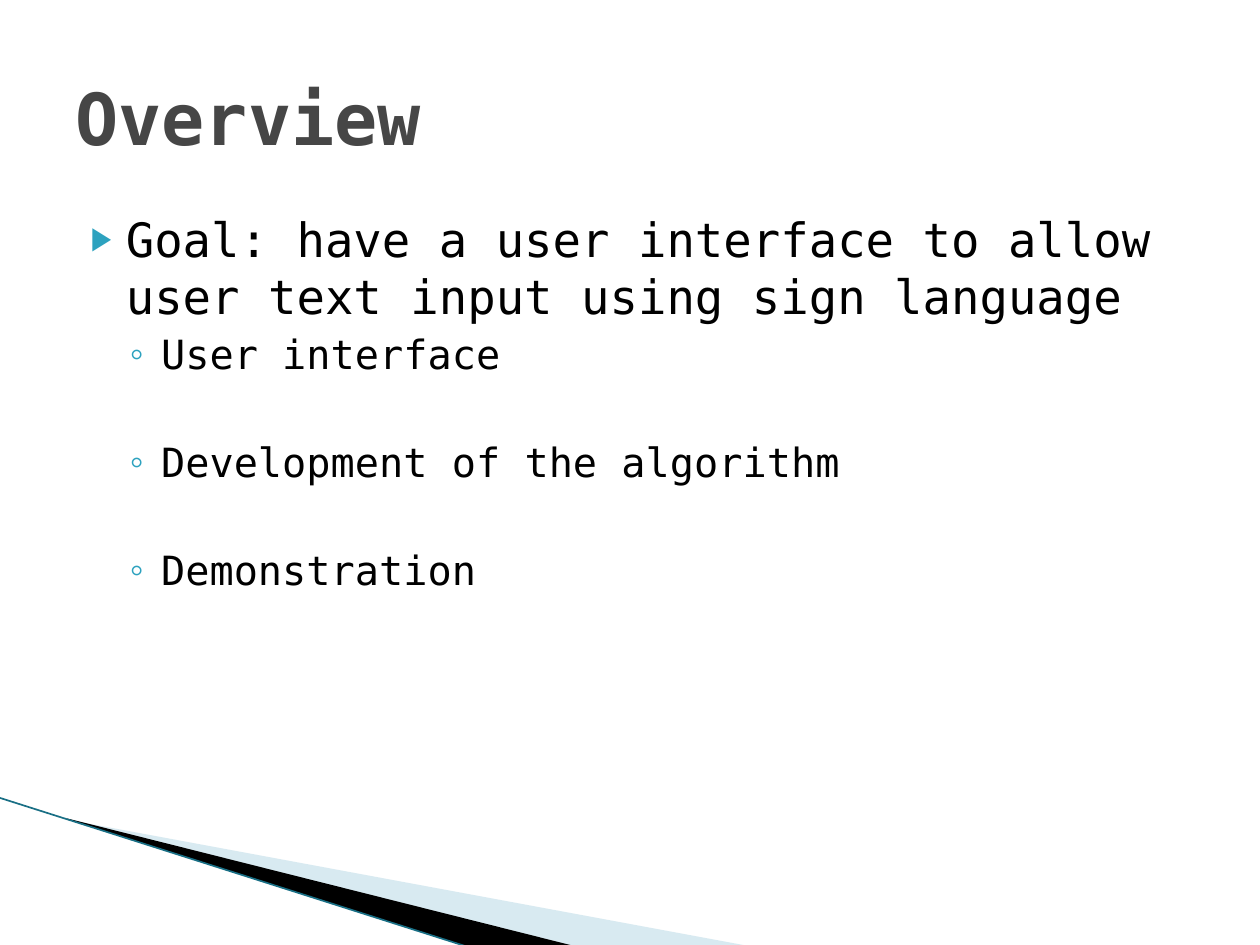
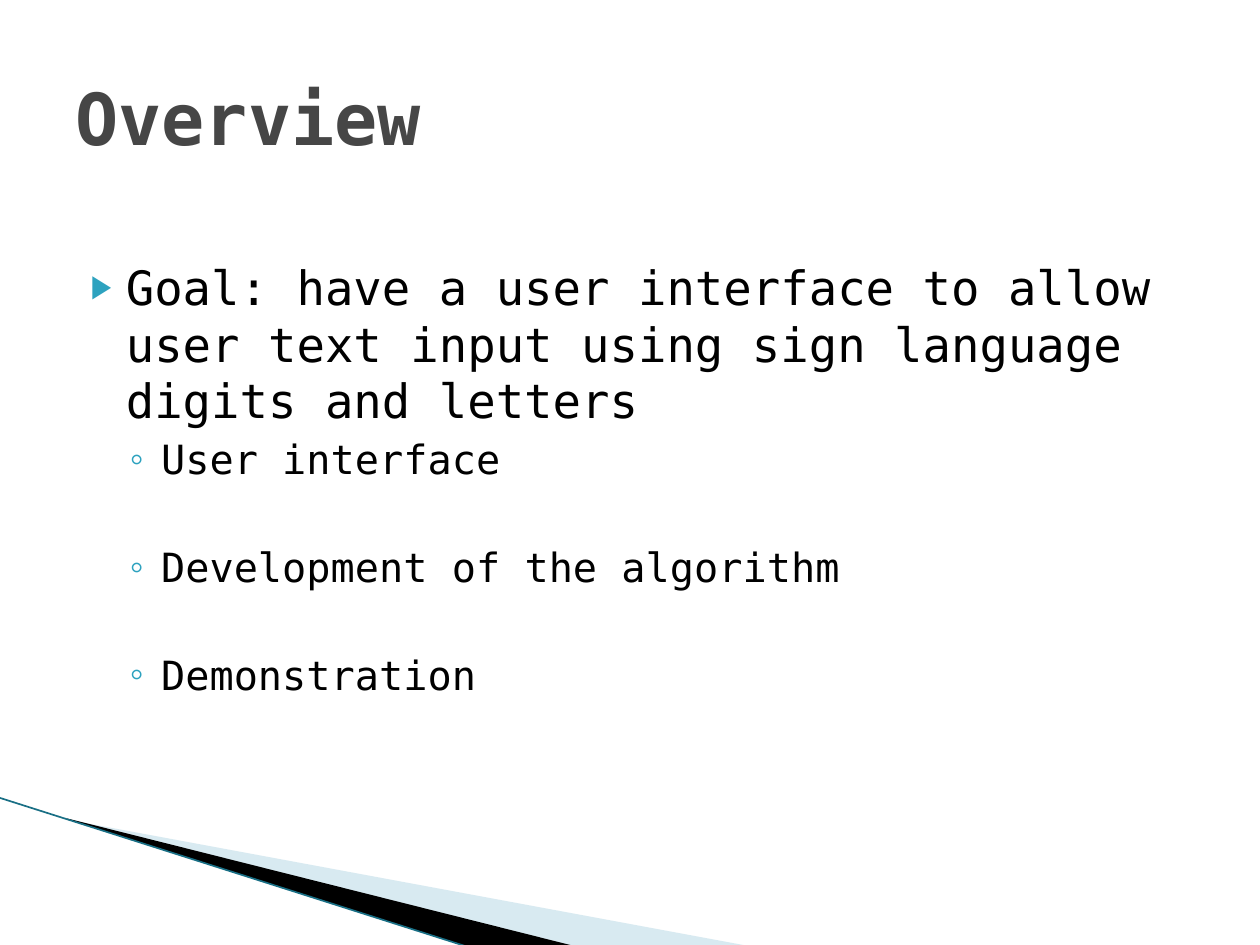
Before and after one commit to lanxinwoaini/robotic-vision-631, a slide deck: slide 2 of Winter2011/Presentation/Project Presentation.pptx. Drawn at 1260x945 pixels with LibreOffice and Linux fonts; fonts in the diff are those of the drawing; background and template pictures are left out. Boxes give left, top, right and bottom in pixels: in the first picture for what was removed or moved away, otherwise in the second. Text is boxed around its words. In the diff, an @@ line names an element or a change of style, - is before the commit and + after.

```diff
--- a/Winter2011/Presentation/Project Presentation.pptx
+++ b/Winter2011/Presentation/Project Presentation.pptx
@@ text "Goal: have a user interface ...": place and size @@
-text "Goal: have a user interface ..." at (126,220,1150,586)
+text "Goal: have a user interface ..." at (126,268,1150,691)
@@ text at (126,268,1150,428): text changed @@
-▶ Goal: have a user interface to allow user text input using sign language
+▶ Goal: have a user interface to allow user text input using sign language digits and letters
```
Also in this commit, not shown: 2 other slides changed, 3 slides added, 2 other files.
